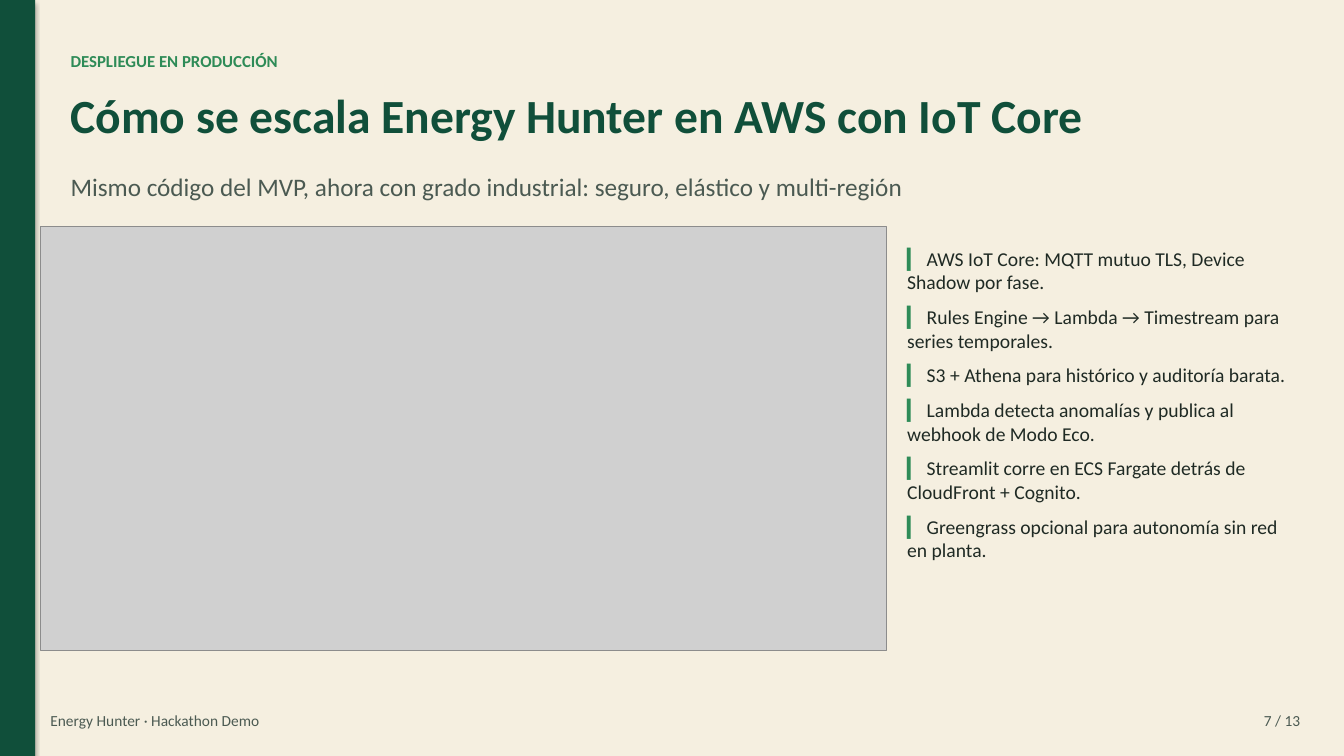
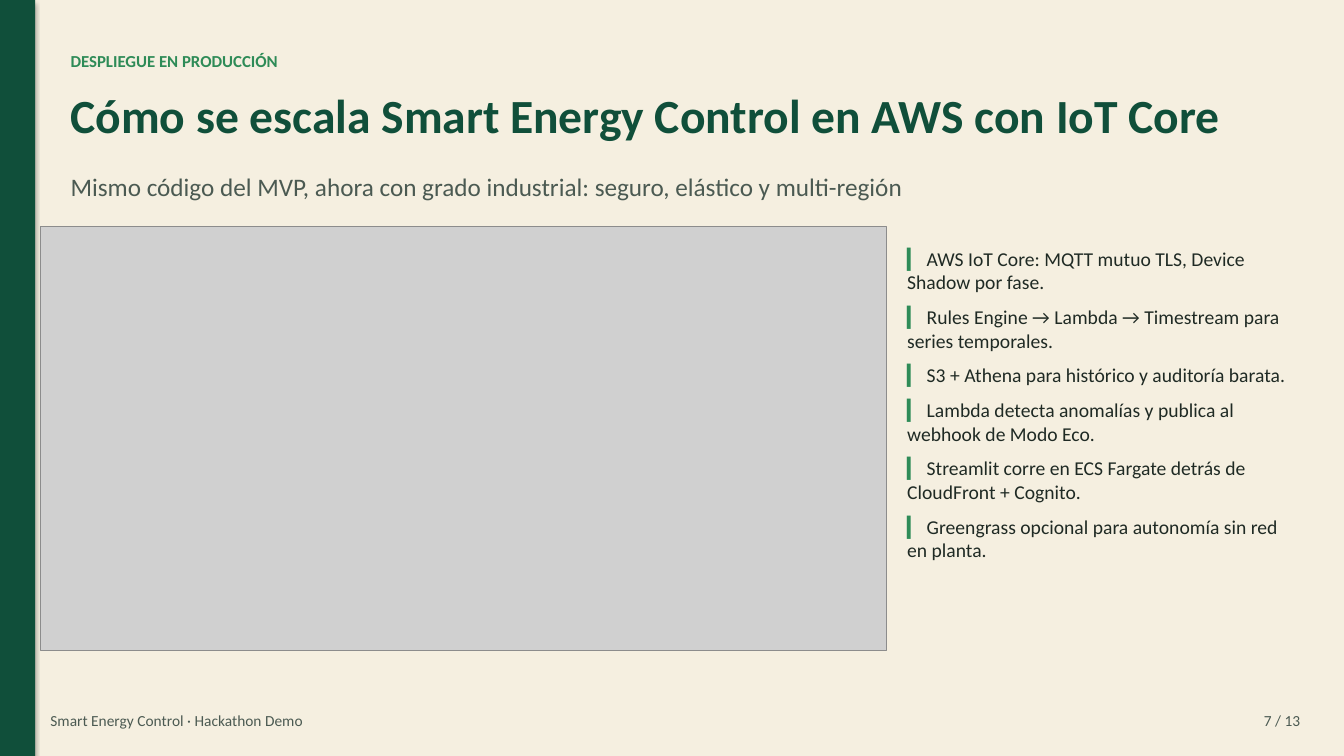
Before and after one commit to oscarbvw/hackatonrojo, a slide deck: slide 7 of presentations/energy_hunter_pitch.pptx. Drawn at 1344x756 pixels with LibreOffice and Linux fonts; fonts in the diff are those of the drawing; grey boxes stand for pictures. Boxes give left, top, right and bottom in pixels: in the first picture for what was removed or moved away, otherwise in the second. Text is boxed around its words. In the diff, an @@ line names an element or a change of style, - is before the commit and + after.

Commit message:
Presentacion4

```diff
--- a/presentations/energy_hunter_pitch.pptx
+++ b/presentations/energy_hunter_pitch.pptx
@@ text at [71,99,1220,141]: text changed @@
-Cómo se escala Energy Hunter en AWS con IoT Core
+Cómo se escala Smart Energy Control en AWS con IoT Core
@@ text at [50,715,303,729]: text changed @@
-Energy Hunter · Hackathon Demo
+Smart Energy Control · Hackathon Demo
```
Also in this commit, not shown: 12 other slides changed, 7 other files.
